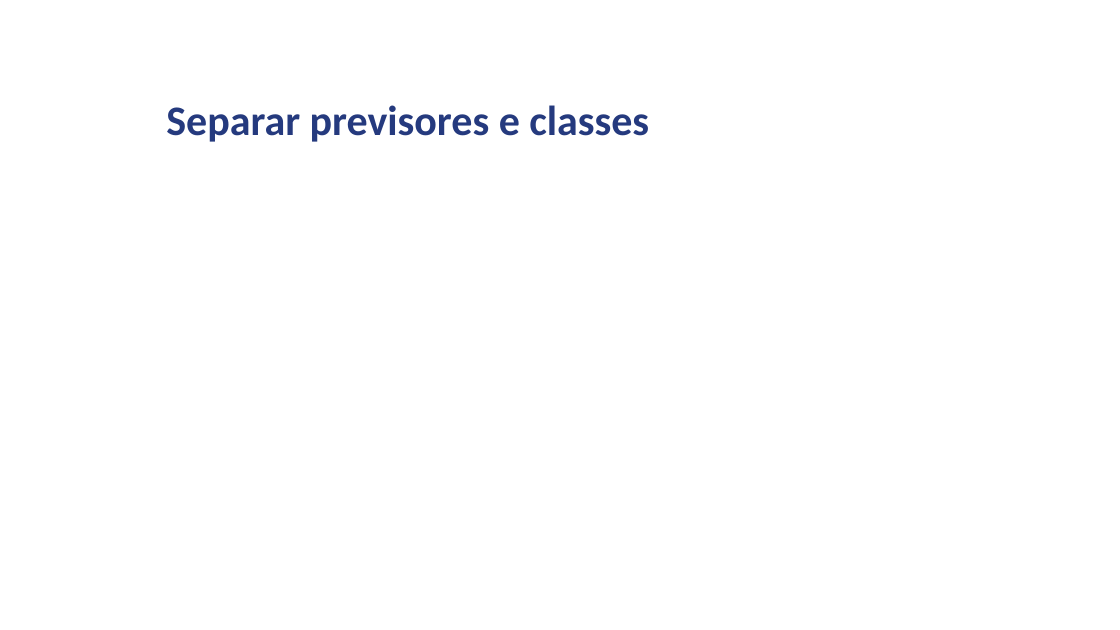
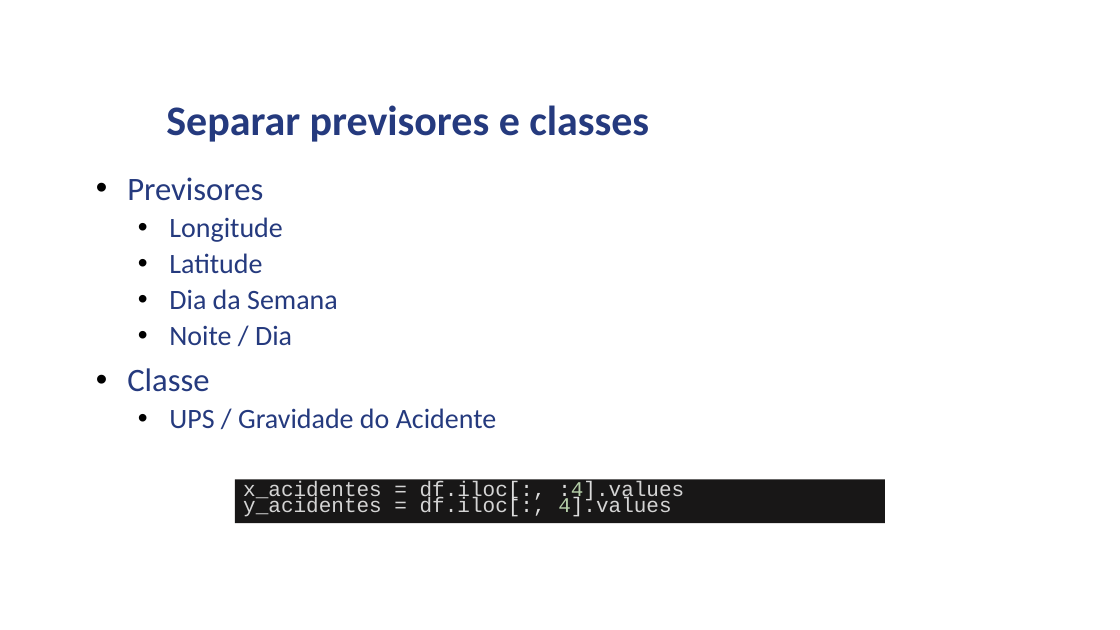
Before and after one commit to IgorCassolli/trabalho-pyspark, a slide deck: slide 12 of Apresentacao.pptx (slide 13 before the commit). Drawn at 1120x630 pixels with LibreOffice and Linux fonts; fonts in the diff are those of the drawing; background and template pictures are left out. Boxes give left, top, right and bottom in pixels: in the first picture for what was removed or moved away, otherwise in the second. Text is boxed around its words. In the diff, an @@ line names an element or a change of style, - is before the commit and + after.

```diff
--- a/Apresentacao.pptx
+++ b/Apresentacao.pptx
@@ text added at (127,177,497,428), 24 pt, text #253A7E @@
+• Previsores
+  • Longitude
+  • Latitude
+  • Dia da Semana
+  • Noite / Dia
+• Classe
+  • UPS / Gravidade do Acidente
@@ rectangle added at (235,480,886,523), fill #181717, 18 pt, text #D4D4D4 @@
+x_acidentes = df.iloc[:, :4].values
+y_acidentes = df.iloc[:, 4].values
```
Also in this commit, not shown: 7 other slides changed, 4 slides added, 2 slides removed, 10 other files.
